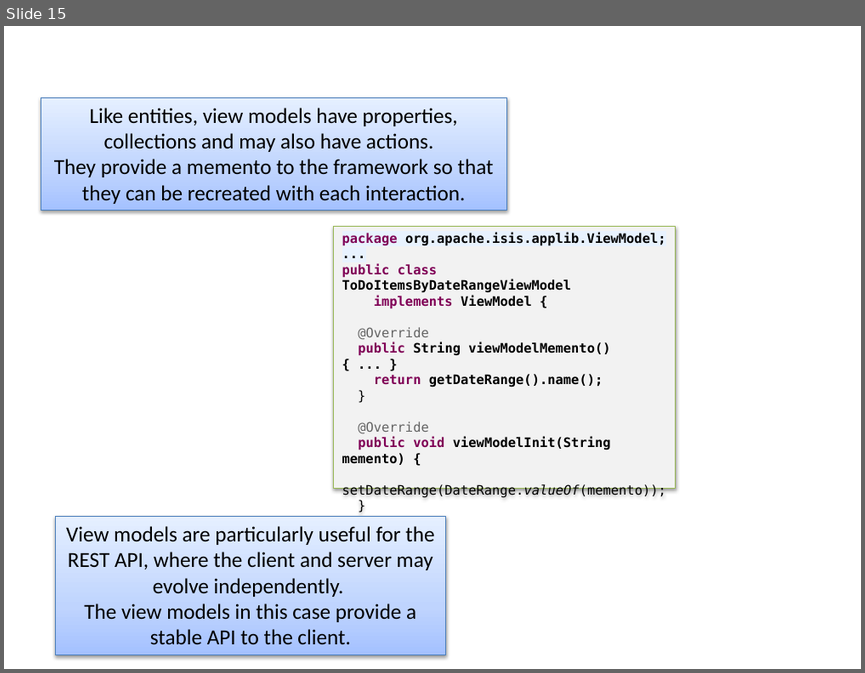
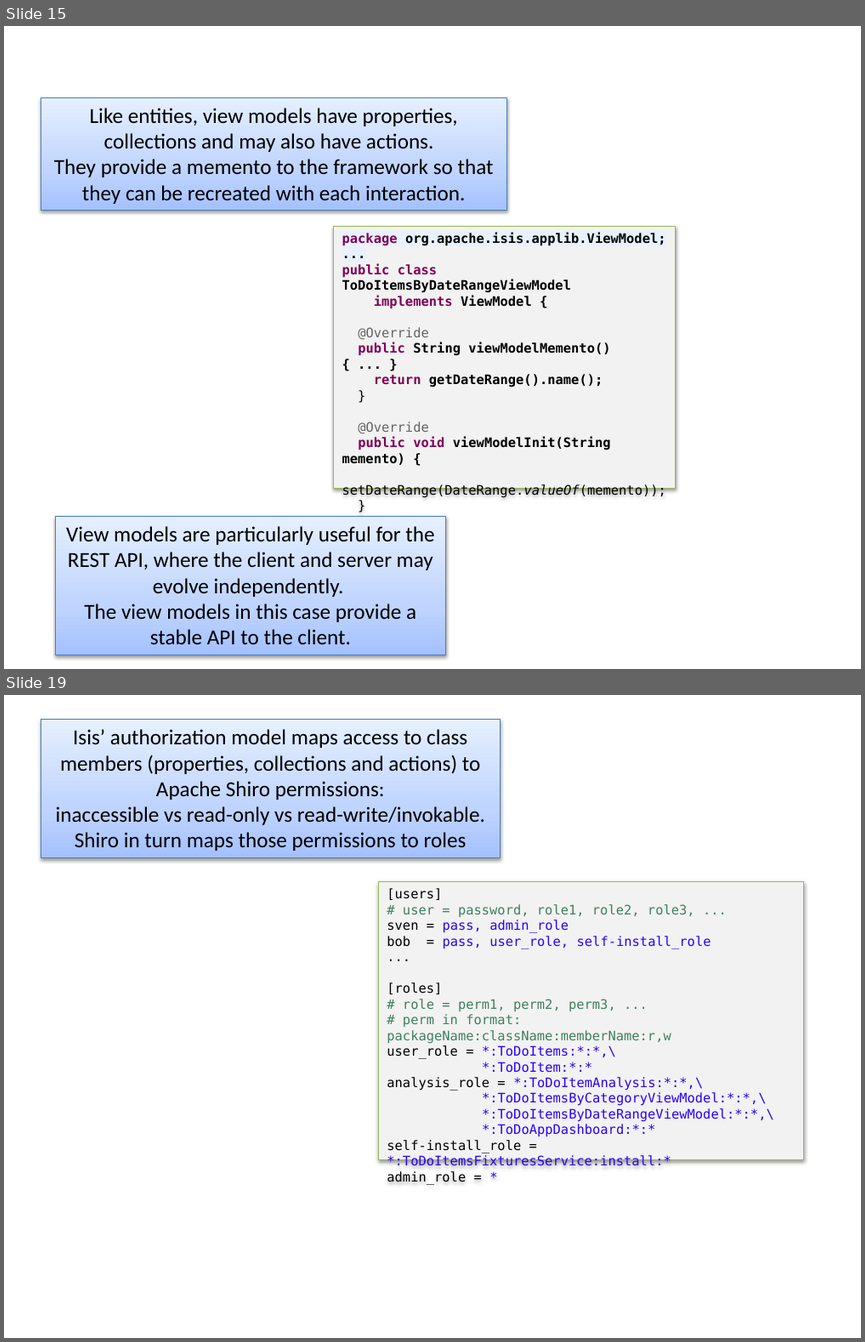
Before and after one commit to apache/causeway-site, a slide deck: content/images/screenshots2/screenshot-captions.pptx. Shown one above the other, each under a label of ours: slide 15 before the commit, slides 15 and 19 after it; the slides between them are not shown. The pictures are 865x673 and 865x1342 pixels, drawn with LibreOffice and Linux fonts; fonts in the diff are those of the drawing. Boxes give left, top, right and bottom in pixels: in the first picture for what was removed or moved away, otherwise in the second. Text is boxed around its words. In the diff, an @@ line names an element or a change of style, - is before the commit and + after.

```diff
--- a/content/images/screenshots2/screenshot-captions.pptx
+++ b/content/images/screenshots2/screenshot-captions.pptx
@@ slide 19 added at bbox=[4, 695, 861, 1338], background #FFFFFF @@
@@ rectangle added at bbox=[41, 720, 500, 859], fill gradient #A4C4FF to #BFD4FF to #E6EEFF, outline #4B7EBC 0.75 pt, 18 pt, text #000000 @@
+Isis’ authorization model maps access to class members (properties, collections and actions) to Apache Shiro permissions:
+inaccessible vs read-only vs read-write/invokable. Shiro in turn maps those permissions to roles
@@ rectangle added at bbox=[378, 882, 803, 1160], fill #F2F2F2, outline #98B955 0.75 pt, 11 pt, text #2A00FF @@
+[users]
+# user = password, role1, role2, role3, ...
+sven = pass, admin_role
+bob = pass, user_role, self-install_role
+...
+[roles]
+# role = perm1, perm2, perm3, ...
+# perm in format: packageName:className:memberName:r,w
+user_role = *:ToDoItems:*:*,\
+*:ToDoItem:*:*
+analysis_role = *:ToDoItemAnalysis:*:*,\
+*:ToDoItemsByCategoryViewModel:*:*,\
+*:ToDoItemsByDateRangeViewModel:*:*,\
+*:ToDoAppDashboard:*:*
+self-install_role = *:ToDoItemsFixturesService:install:*
+admin_role = *
```
Also in this commit, not shown: 1 slide changed, 6 other slides added, 4 slides removed, 1 other file.
